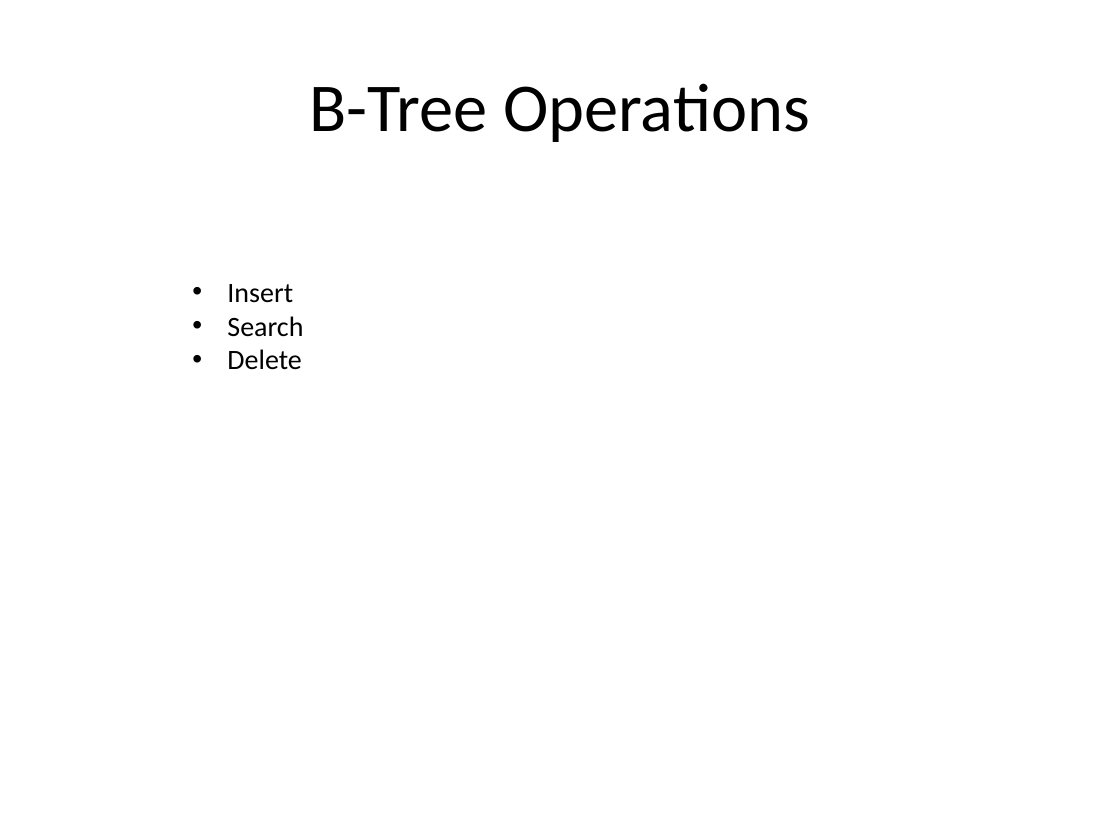
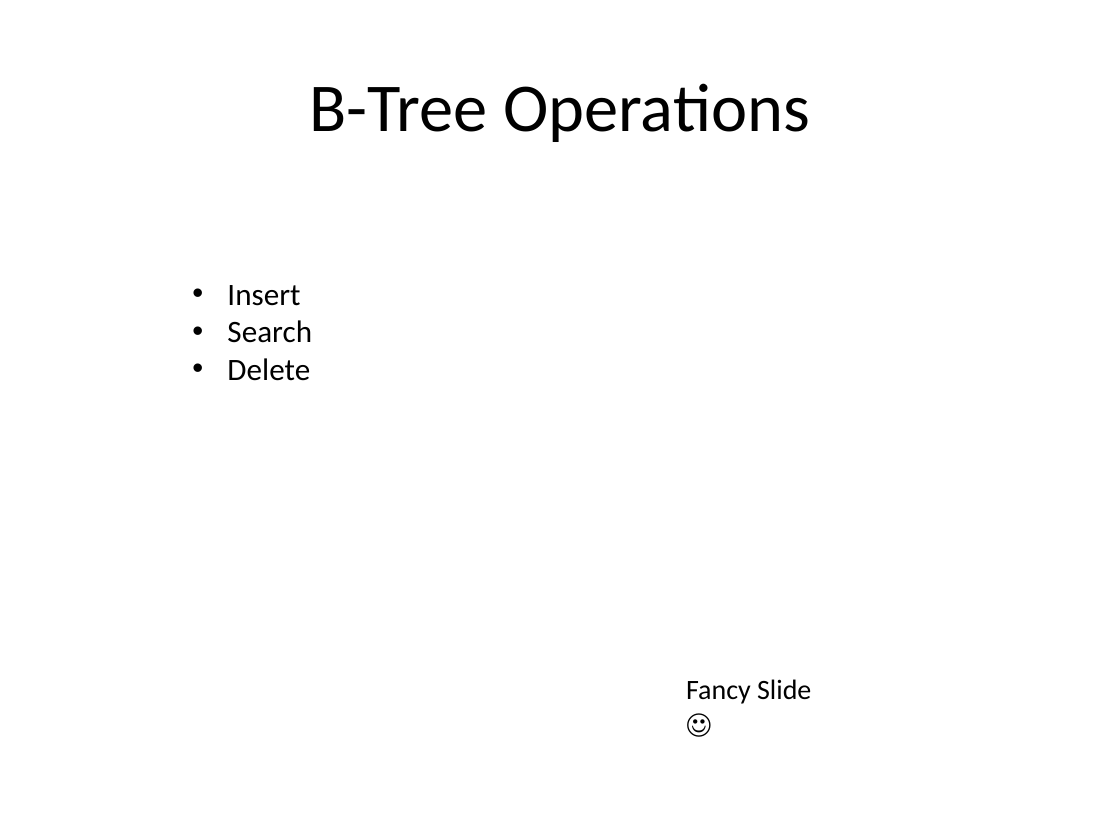
Before and after one commit to rugbyprof/5303-Adv-Database, a slide deck: slide 12 of btree.pptx. Drawn at 1120x840 pixels with LibreOffice and Linux fonts; fonts in the diff are those of the drawing. Boxes give left, top, right and bottom in pixels: in the first picture for what was removed or moved away, otherwise in the second. Text is boxed around its words. In the diff, an @@ line names an element or a change of style, - is before the commit and + after.

```diff
--- a/btree.pptx
+++ b/btree.pptx
@@ text "Insert" at bbox=[227, 285, 312, 381]: size 18 to 20 pt @@
@@ text added at bbox=[686, 679, 811, 704], 18 pt, text #000000 @@
+Fancy Slide ☺
```
Also in this commit, not shown: 7 other slides changed.
